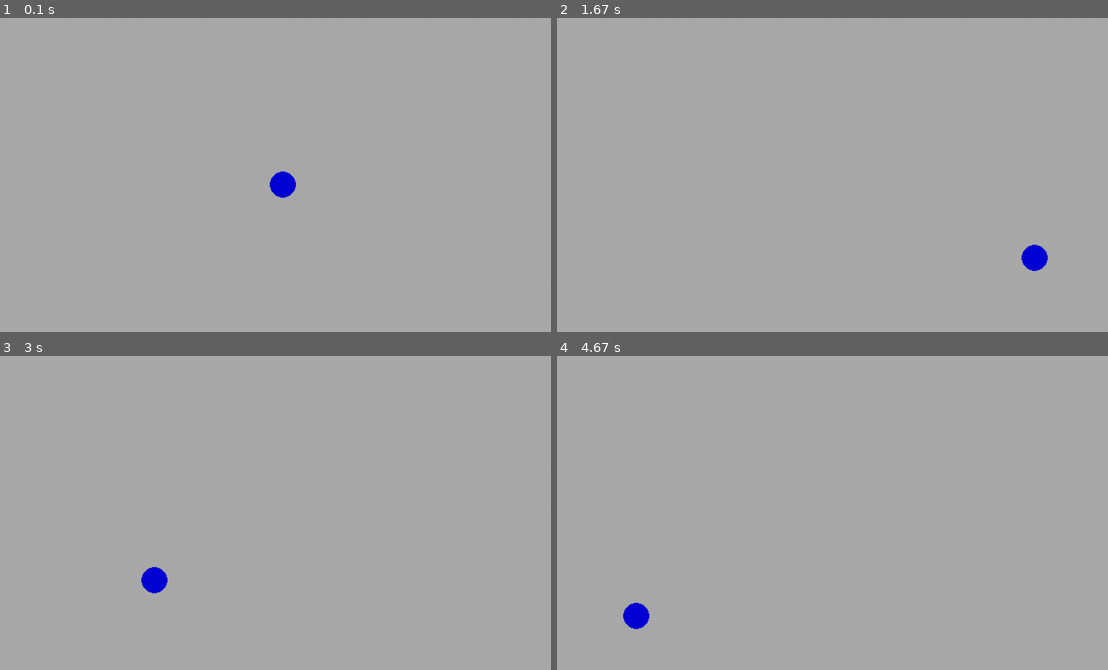
Above: before the commit, frames 1-4 (two rows, left to right).
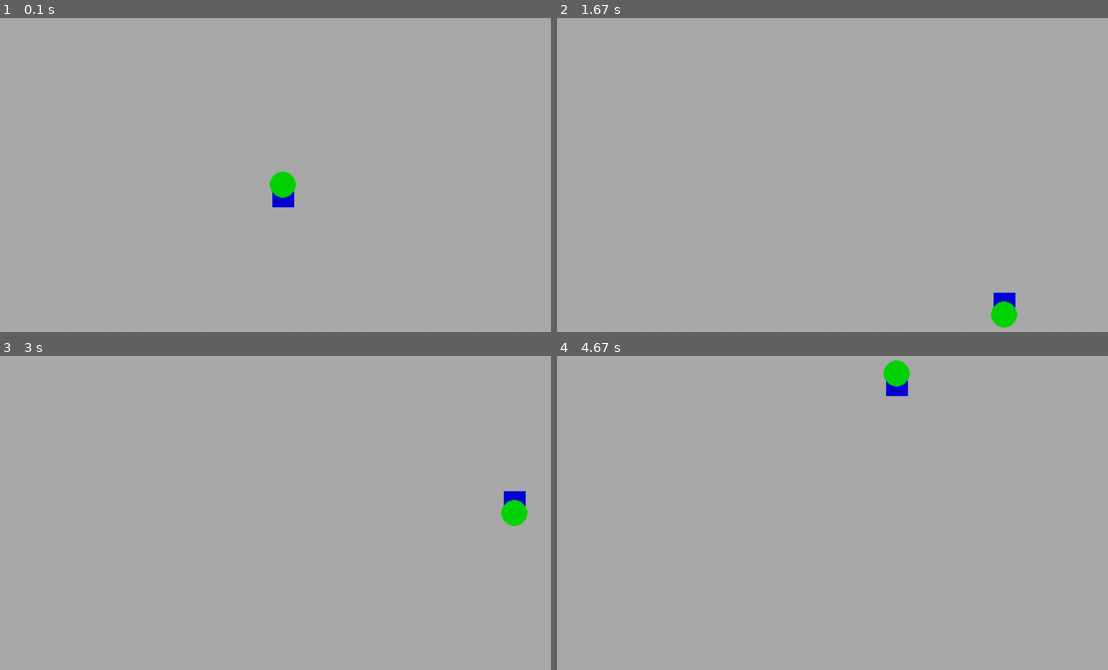
Above: after the commit, the same moments.

Repository: Garudaakuma/Learning-pygame
Game: pygame game, started from ttb_XD_proj.py
Two runs of this game, one before a commit and one after it. Both use one fixed random seed, a clock stepped at 60 frames per second and the inputs below.
Inputs:
- Up to frame 1 (0.1 s): no input
- Up to frame 2 (1.67 s): no input
- Up to frame 3 (3 s): no input
- Up to frame 4 (4.67 s): no input

The runs differ from the first frame. In frame 1, 0.5% of the frame differs, in the area x 48-54%, y 48-61%; in frame 2, 0.8%; in frame 3, 0.8%; in frame 4, 0.8%, in the area x 11-65%, y 1-88%.

Commit message:
new folder with new ideias :]

Diff:
--- a/DATA_trying_the_basics_XD/SCRIPTS/main.py
+++ b/DATA_trying_the_basics_XD/SCRIPTS/main.py
@@ -18,50 +18,54 @@
         self.FPS = 120
 
         self.pos_circle = pyg_.Vector2(self.surface.get_width() / 2, self.surface.get_height() / 2)
-        self.pos_y = [True, False]
-        self.pos_x = [True, False]
-        self.speed = 1
+        self.pos_y_c, self.pos_x_c = [True, False], [True, False]
 
-    def up_down(self):
+        self.pos_poly1 = pyg_.Vector2(self.surface.get_width() / 2, self.surface.get_height() / 2)
+        self.pos_x_1, self.pos_y_1 = [True, False], [True, False]
+        self.pos_poly2 = pyg_.Vector2(self.surface.get_width() / 2, (self.surface.get_height() / 2) + 25)
+        self.pos_x_2, self.pos_y_2 = [True, False], [True, False]
 
+    def up_down(self, vector, pos_x, pos_y, speed=1):
         # y
-        if self.pos_y[0]:
-            self.pos_circle.y += self.speed
-            if self.pos_circle.y >= self.surface.get_height() - 15:
-                self.pos_y[0] = False
-                self.pos_y[1] = True
-                self.speed += 1
-        if self.pos_y[1]:
-            self.pos_circle.y -= self.speed
-            if self.pos_circle.y <= 15:
-                self.pos_y[0] = True
-                self.pos_y[1] = False
-                self.speed += 1
+        if pos_y[0]:
+            vector.y += speed
+            if vector.y >= self.surface.get_height():
+                pos_y[0] = False
+                pos_y[1] = True
+                #speed += 1
+        if pos_y[1]:
+            vector.y -= speed
+            if vector.y <= 0:
+                pos_y[0] = True
+                pos_y[1] = False
+                #speed += 1
 
         # x
-        if self.pos_x[0]:
-            self.pos_circle.x += self.speed
-            if self.pos_circle.x >= self.surface.get_width() - 15:
-                self.pos_x[0] = False
-                self.pos_x[1] = True
-                self.speed += 1
-        if self.pos_x[1]:
-            self.pos_circle.x -= self.speed
-            if self.pos_circle.x <= 15:
-                self.pos_x[0] = True
-                self.pos_x[1] = False
-                self.speed += 1
+        if pos_x[0]:
+            vector.x += speed
+            if vector.x >= self.surface.get_width():
+                pos_x[0] = False
+                pos_x[1] = True
+                #speed += 1
+        if pos_x[1]:
+            vector.x -= speed
+            if vector.x <= 0:
+                pos_x[0] = True
+                pos_x[1] = False
+                #speed += 1
 
-        print(f'x:{self.pos_circle.x:>7}, y:{self.pos_circle.y:>7} || speed:{self.speed:>4}')
 
     def run(self):
         print("Game running!")
         while True:
             self.surface.fill(self.background_color)
 
-            pyg_.draw.circle(self.surface, '#0000d5', self.pos_circle, 15)
+            pyg_.draw.polygon(self.surface, '#0000d5', [(self.pos_poly1.x, self.pos_poly1.y), (self.pos_poly2.x, self.pos_poly2.y)], 25)
+            self.up_down(self.pos_poly1, self.pos_x_1, self.pos_y_1)
+            self.up_down(self.pos_poly2, self.pos_x_2, self.pos_y_2)
 
-            self.up_down()
+            pyg_.draw.circle(self.surface, '#00d500', self.pos_circle, 15)
+            self.up_down(self.pos_circle, self.pos_x_c, self.pos_y_c)
 
             for event in pyg_.event.get():
                 if event.type == pyg_.QUIT:
--- /dev/null
+++ b/TDE - PYGAME/DATA/SCRIPT/main.py
@@ -0,0 +1,44 @@
+# imports labrary
+import pygame as pyg, sys, time
+
+# imports self library
+...
+
+class Game():
+    def __init__(self) -> None:
+        pyg.init()
+
+        self.RESOLUTION = (1270, 720)
+        self.BACKGROUND_COLOR = '#000000'
+        self.FPS = 60
+
+        pyg.display.set_caption('Stay alive!')
+        self.screen = pyg.display.set_mode(self.RESOLUTION, )
+        self.display = pyg.Surface((self.screen.get_width()/2, self.screen.get_height()/2))
+
+
+        self.clock = pyg.time.Clock()
+        self.last_time = time.time()
+
+    def run(self):
+        while True:
+            dt = time.time() - self.last_time   # delta time
+            dt *= self.FPS                      # remain time/movement constant
+            self.last_time = time.time()        # updates last time
+
+            self.display.fill(self.BACKGROUND_COLOR)
+
+            ...
+
+            for event in pyg.event.get():
+                if event.type == pyg.QUIT:
+                    pyg.quit()
+                    sys.exit()
+                if event.type == pyg.KEYDOWN:
+                    if event.key == pyg.K_ESCAPE:
+                        pyg.quit()
+                        sys.exit()
+
+            self.screen.blit(pyg.transform.scale(self.display, self.screen.get_size()), (0, 0))
+            self.clock.tick(self.FPS)
+            pyg.display.update()
--- /dev/null
+++ b/TDE - PYGAME/stay_alive.py
@@ -0,0 +1,7 @@
+# imports labrary
+...
+
+# imports self labrary
+import DATA.SCRIPT.main as _m
+
+_m.Game().run()
